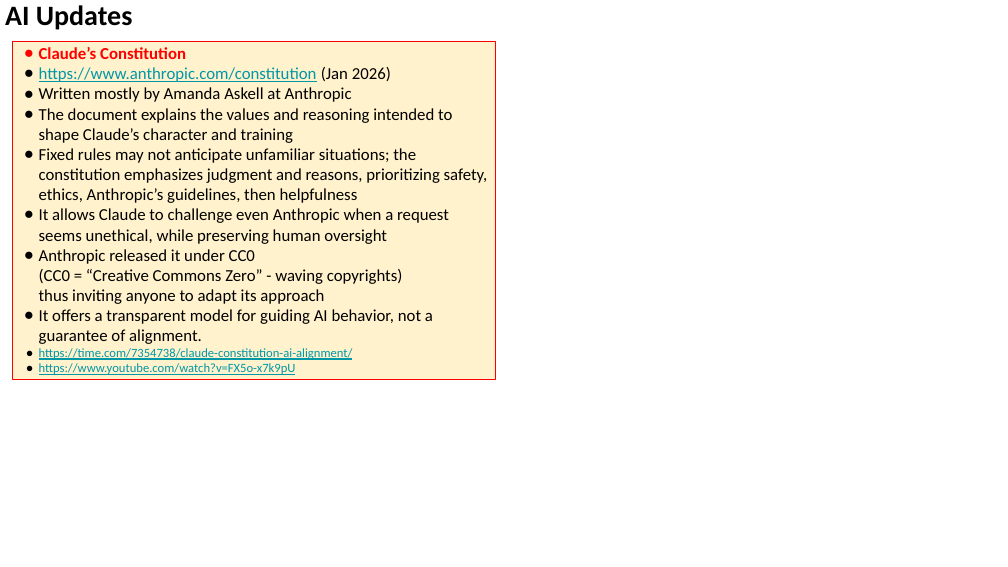
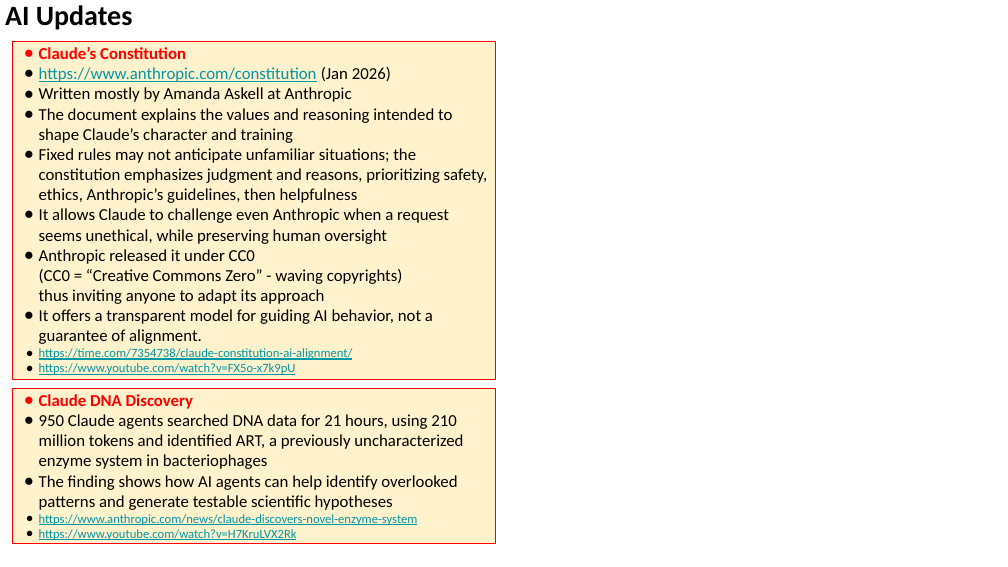
Before and after one commit to lselector/seminar, a slide deck: slide 26 of 2026/2026-09-25-AI-News.pptx. Drawn at 1008x567 pixels with LibreOffice and Linux fonts; fonts in the diff are those of the drawing. Boxes give left, top, right and bottom in pixels: in the first picture for what was removed or moved away, otherwise in the second. Text is boxed around its words. In the diff, an @@ line names an element or a change of style, - is before the commit and + after.

```diff
--- a/2026/2026-09-25-AI-News.pptx
+++ b/2026/2026-09-25-AI-News.pptx
@@ rectangle added at (12, 389, 495, 544), fill #FFF2CC, outline #FF0000 0.75 pt, 12 pt, text #000000 @@
+● Claude DNA Discovery
+● 950 Claude agents searched DNA data for 21 hours, using 210 million tokens and identified ART, a previously uncharacterized enzyme system in bacteriophages
+● The finding shows how AI agents can help identify overlooked patterns and generate testable scientific hypotheses
+● https://www.anthropic.com/news/claude-discovers-novel-enzyme-system
+● https://www.youtube.com/watch?v=H7KruLVX2Rk
```
Also in this commit, not shown: 3 other slides changed, 9 slides added.
